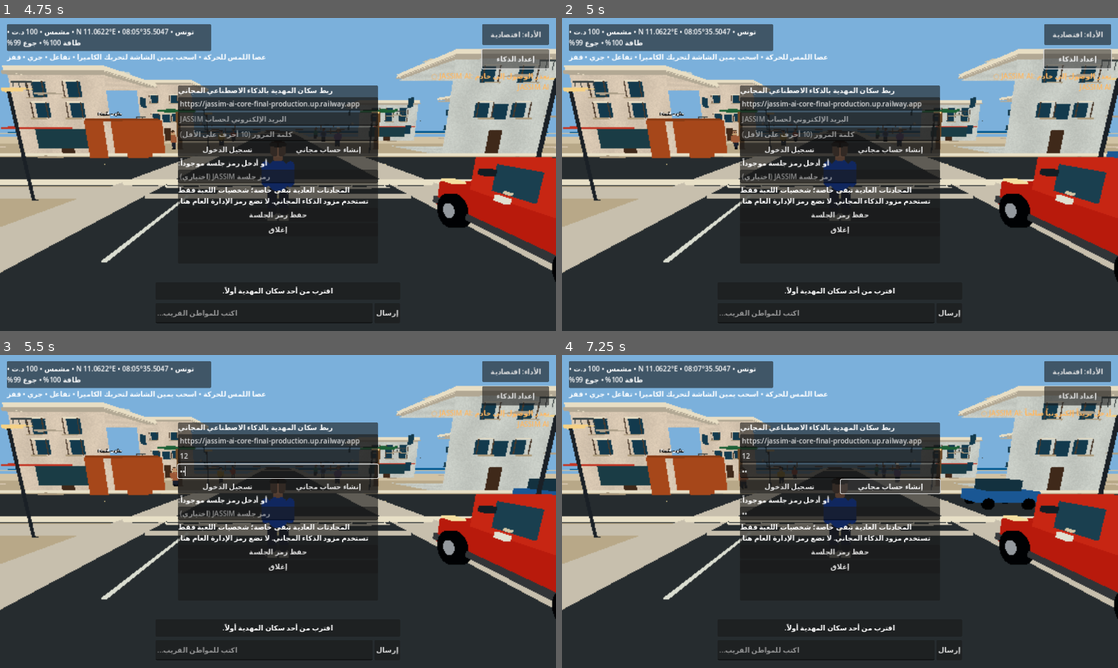
Above: before the commit, frames 1-4 (two rows, left to right).
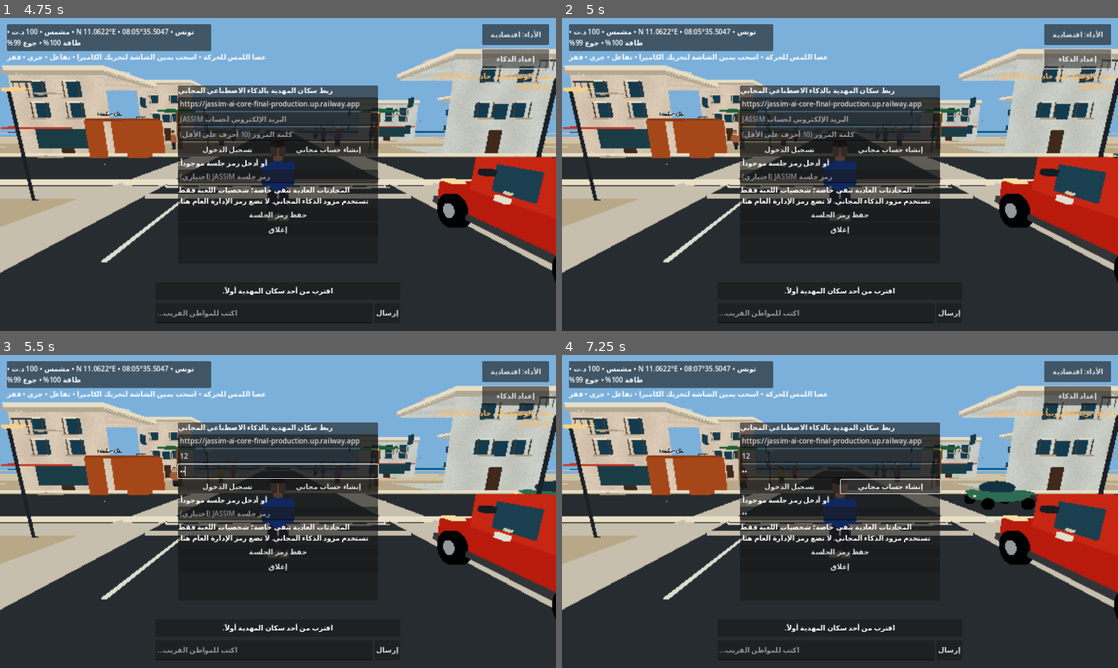
Above: after the commit, the same moments.

Repository: stevennpllk-crypto/REAL-LIFE-MAHDIA
Game: Godot game, scene res://scenes/Main.tscn
Same seed, same stepped clock (60 frames per second), same inputs: the game is played once before the commit and once after it.
Inputs (mouse positions are in pixels of both pictures, inside the frame that each line leads up to):
- Up to frame 1 (4.75 s): click (266, 312) at 0.52 s; type "12" at 0.6 s; click "الأداء: اقتصادية" at 1.25 s; click "الأداء: متوازنة" at 2 s; click "الأداء: مرتفعة" at 2.75 s; click "إرسال" at 3.5 s; click "إعداد الذكاء" at 4.25 s
- Up to frame 2 (5 s): no input
- Up to frame 3 (5.5 s): click (278, 455) at 5.02 s; type "12" at 5.1 s; click (278, 470) at 5.25 s; type "12" at 5.33 s; click (278, 514) at 5.48 s
- Up to frame 4 (7.25 s): type "12" at 5.57 s; click "تسجيل الدخول" at 5.75 s; click "إنشاء حساب مجاني" at 6.5 s

Frame 1 is identical in both runs. In frame 2, less than 0.1% of the frame differs, in the area x 97-100%, y 42-45%; in frame 3, 0.2%; in frame 4, 0.7%, in the area x 71-87%, y 39-48%.

Commit message:
Replace blocky traffic cars with rounded bodywork and lights

Diff:
--- a/scripts/traffic_car.gd
+++ b/scripts/traffic_car.gd
@@ -53,10 +53,19 @@
 	var glass := StandardMaterial3D.new()
 	glass.albedo_color = Color(0.10, 0.20, 0.25)
 	glass.shading_mode = BaseMaterial3D.SHADING_MODE_UNSHADED
-	body_mesh = _add_box(Vector3(1.62, 0.55, 3.05), Vector3(0, 0.68, 0), paint)
-	_add_box(Vector3(1.38, 0.65, 1.55), Vector3(0, 1.18, -0.12), glass)
-	_add_box(Vector3(1.42, 0.10, 0.12), Vector3(0, 0.48, -1.52), paint)
-	_add_box(Vector3(1.42, 0.10, 0.12), Vector3(0, 0.48, 1.52), paint)
+	body_mesh = _add_ellipsoid(Vector3(1.72, 0.62, 3.20), Vector3(0, 0.66, 0), paint)
+	_add_ellipsoid(Vector3(1.34, 0.68, 1.72), Vector3(0, 1.08, -0.12), glass)
+	_add_ellipsoid(Vector3(1.52, 0.25, 0.82), Vector3(0, 0.82, -1.18), paint)
+	_add_ellipsoid(Vector3(1.52, 0.22, 0.62), Vector3(0, 0.82, 1.28), paint)
+	var lamp_material := StandardMaterial3D.new()
+	lamp_material.albedo_color = Color(1.0, 0.88, 0.58)
+	lamp_material.shading_mode = BaseMaterial3D.SHADING_MODE_UNSHADED
+	var tail_material := StandardMaterial3D.new()
+	tail_material.albedo_color = Color(0.72, 0.08, 0.045)
+	tail_material.shading_mode = BaseMaterial3D.SHADING_MODE_UNSHADED
+	for side in [-1.0, 1.0]:
+		_add_ellipsoid(Vector3(0.22, 0.13, 0.10), Vector3(side * 0.58, 0.72, -1.57), lamp_material)
+		_add_ellipsoid(Vector3(0.20, 0.12, 0.10), Vector3(side * 0.58, 0.72, 1.57), tail_material)
 	for side in [-1.0, 1.0]:
 		for z in [-1.0, 1.0]:
 			var wheel := MeshInstance3D.new()
@@ -73,11 +82,15 @@
 			wheel.material_override = rubber
 			add_child(wheel)
 
-func _add_box(size: Vector3, pos: Vector3, material: Material) -> MeshInstance3D:
+func _add_ellipsoid(size: Vector3, pos: Vector3, material: Material) -> MeshInstance3D:
 	var item := MeshInstance3D.new()
-	var mesh := BoxMesh.new()
-	mesh.size = size
+	var mesh := SphereMesh.new()
+	mesh.radius = 0.5
+	mesh.height = 1.0
+	mesh.radial_segments = 16
+	mesh.rings = 8
 	item.mesh = mesh
+	item.scale = size
 	item.position = pos
 	item.material_override = material
 	add_child(item)
